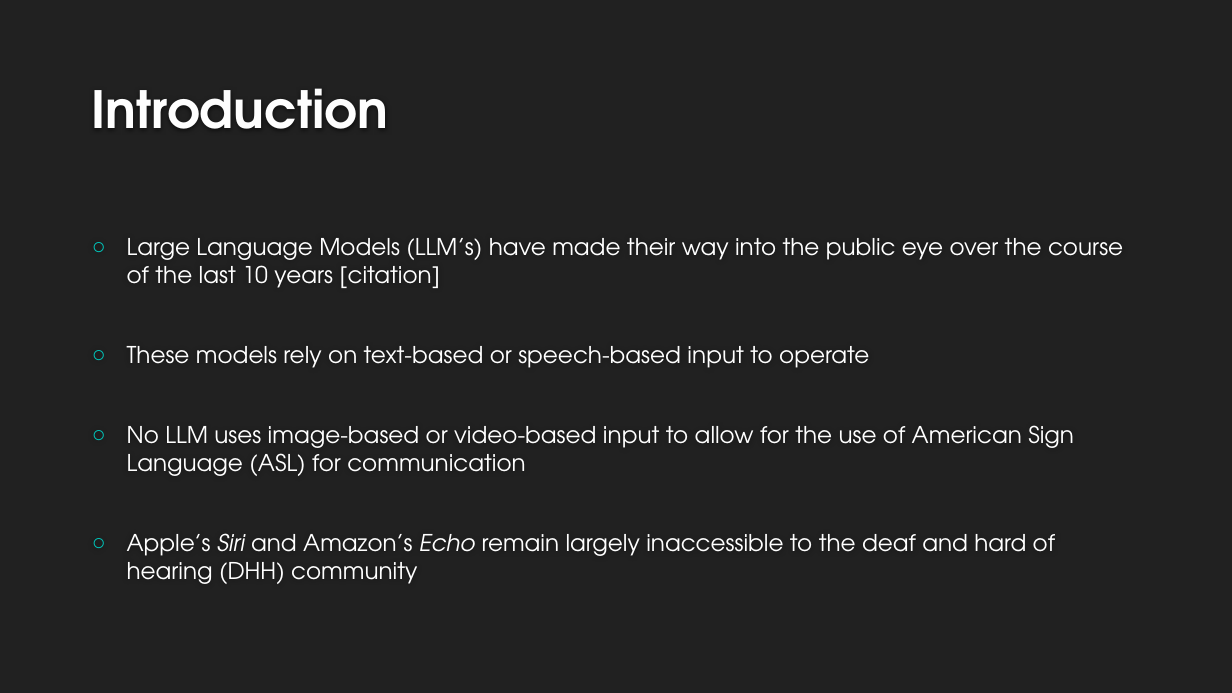
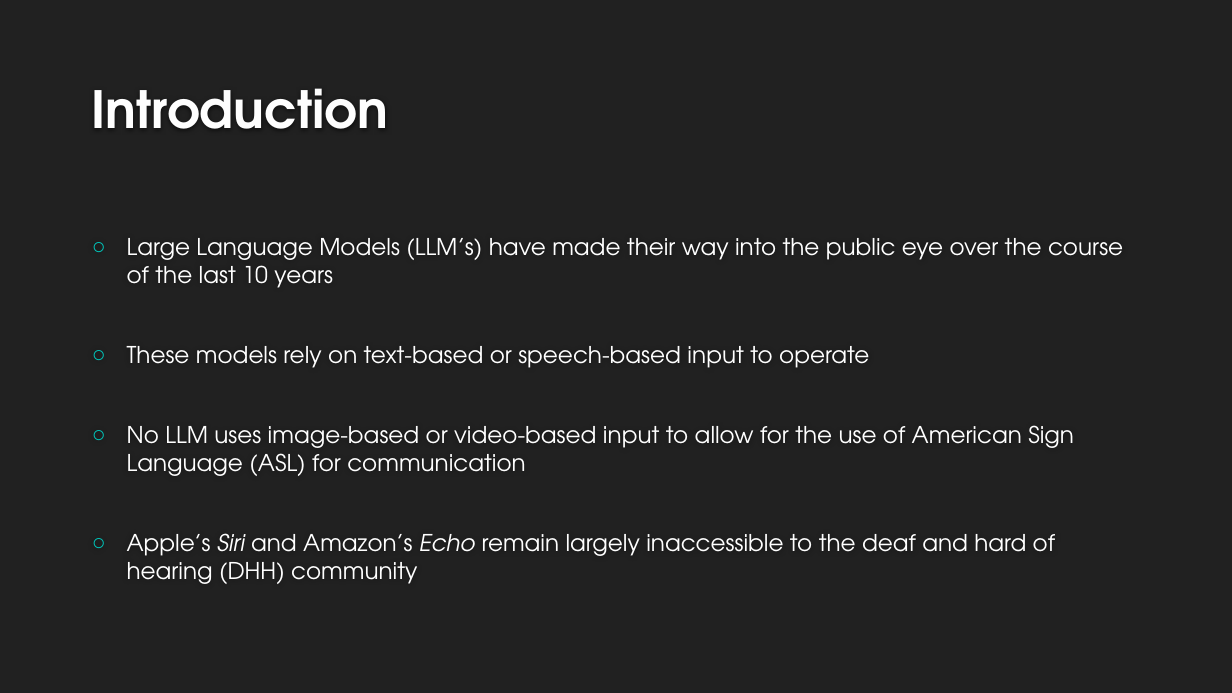
Before and after one commit to landonbuell/Buell-Masters-Project, a slide deck: slide 3 of milestones/BUELL_ENGR6970_Milestone04.pptx. Drawn at 1232x693 pixels with LibreOffice and Linux fonts; fonts in the diff are those of the drawing; background and template pictures are left out. Boxes give left, top, right and bottom in pixels: in the first picture for what was removed or moved away, otherwise in the second. Text is boxed around its words. In the diff, an @@ line names an element or a change of style, - is before the commit and + after.

```diff
--- a/milestones/BUELL_ENGR6970_Milestone04.pptx
+++ b/milestones/BUELL_ENGR6970_Milestone04.pptx
@@ text at (x1=127, y1=238, x2=1123, y2=288): text changed @@
-○ Large Language Models (LLM’s) have made their way into the public eye over the course of the last 10 years [citation]
+○ Large Language Models (LLM’s) have made their way into the public eye over the course of the last 10 years
```
Also in this commit, not shown: 12 other slides changed, 5 slides added, 2 other files.
